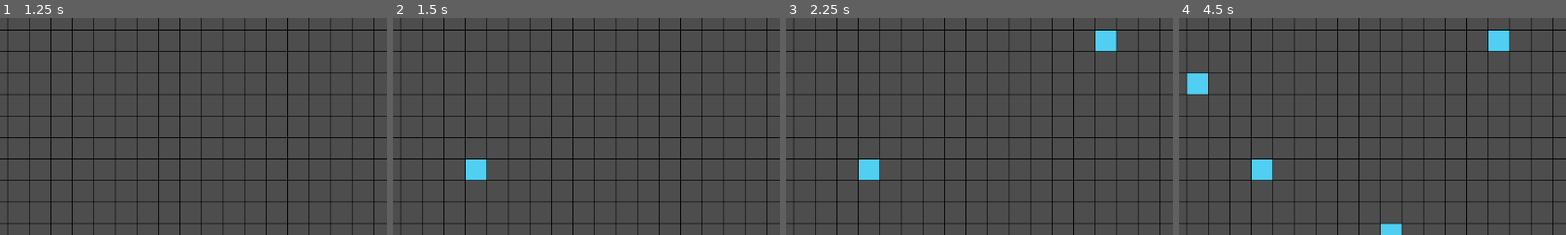
Above: before the commit, frames 1-4 (left to right).
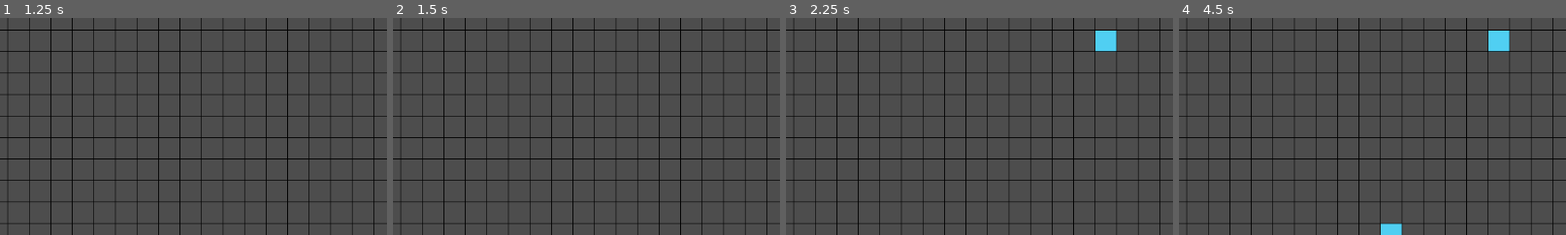
Above: after the commit, the same moments.

Repository: JeppeLindberg/Factory_tower_defence
Game: Godot game, scene res://scenes/main_scene.tscn
Two runs of this game, one before a commit and one after it. Both use one fixed random seed, a clock stepped at 60 frames per second and the inputs below.
Inputs (mouse positions are % of the whole screen's width and height, from its top left):
- Up to frame 1 (1.25 s): tap Enter at 0.5 s; move the mouse to (72, 45) at 0.52 s; click (72, 45) at 0.67 s
- Up to frame 2 (1.5 s): tap Space at 1.25 s; move the mouse to (30, 55) at 1.27 s; click (30, 55) at 1.42 s
- Up to frame 3 (2.25 s): tap Enter at 2 s; move the mouse to (60, 28) at 2.02 s; click (60, 28) at 2.17 s
- Up to frame 4 (4.5 s): tap Space at 2.75, 4.25 s; move the mouse to (45, 70) at 2.77 s; click (45, 70) at 2.92 s; tap Enter at 3.5 s; move the mouse to (80, 65) at 3.52 s; click (80, 65) at 3.67 s; move the mouse to (20, 35) at 4.27 s; click (20, 35) at 4.42 s
The pictures show only the part of the screen within x 18-68%, y 22-72%; the shares and areas given below are measured in that part.

Frame 1 is identical in both runs. In frame 2, 0.5% of the frame differs, in the area x 18-25%, y 65-75%; in frame 3, 0.5%; in frame 4, 1.1%, in the area x 2-25%, y 25-75%.
Error after the commit: Invalid operands 'Object' and 'String' in operator '+'. (res://scripts/debug.gd:18)

Commit message:
Progress

Diff:
--- a/scenes/main_scene.tscn
+++ b/scenes/main_scene.tscn
@@ -24,5 +24,16 @@
 [node name="debug" type="Node2D" parent="."]
 script = ExtResource("3_txkdr")
 
+[node name="debug_ui_control" type="Control" parent="debug"]
+layout_mode = 3
+anchors_preset = 0
+offset_right = 40.0
+offset_bottom = 40.0
+
+[node name="debug_text" type="RichTextLabel" parent="debug/debug_ui_control"]
+layout_mode = 0
+offset_right = 453.0
+offset_bottom = 494.0
+
 [node name="building_placement" type="Node2D" parent="."]
 script = ExtResource("5_vuthm")
--- a/scripts/building_placement.gd
+++ b/scripts/building_placement.gd
@@ -6,31 +6,29 @@
 
 var _main_scene
 var _terrain
+var _debug
 
-# Tower types and their costs
-const TOWER_COSTS = {
-    "BasicTower": 50,
-    "AdvancedTower": 100,
-    # Add more tower types and costs here
-}
-
-# The current selected tower type (change this via UI buttons)
-var currentTowerType = "BasicTower"
-
-# The player's resources (money)
 var resources = 200
 
 
 func _ready():
 	_main_scene = get_node(_scene_paths.MAIN_SCENE)
 	_terrain = get_node(_scene_paths.TERRAIN)
+	_debug = get_node(_scene_paths.DEBUG)
 
+func _process(_delta):
+	_debug.add_debug_text("resources", resources)
+
+# Place the current building at this coordinate
 func place_current_building_at_coord(coord):
 	var cell_info = _terrain.get_cell(coord)
-	if _cell_states.BUILDABLE in cell_info:
-		var building_dict = _buildings.get_building_by_name("javelin_shooter")
+	var building_dict = _buildings.get_building_by_name("javelin_shooter")
+
+	if _cell_states.BUILDABLE in cell_info and \
+		resources >= building_dict["cost"]:
 
 		_terrain.spawn_building(building_dict["prefab_path"], coord)
+		resources -= building_dict["cost"]
 
 
 # Called when the mouse button is pressed on the TileMap.
--- a/scripts/controller.gd
+++ b/scripts/controller.gd
@@ -16,14 +16,3 @@
 		var tile_pos = _main_scene.pos_to_cell_coord(event.position)
 
 		_building_placement.place_current_building_at_coord(tile_pos)
-
-
-# Called when a tower is clicked.
-# func _on_TowerBase_gui_input(event):
-# 	if event is InputEventMouseButton and event.pressed:
-# 		# Get the clicked tower instance and upgrade it if possible (you need to implement upgrade logic in the tower script)
-# 		var tower = event.get_node(".")
-
-# 		if tower and tower.can_upgrade() and resources >= tower.upgrade_cost:
-# 			tower.upgrade()
-# 			resources -= tower.upgrade_cost
--- a/scripts/debug.gd
+++ b/scripts/debug.gd
@@ -1,12 +1,24 @@
 extends Node2D
 
 var show_grid = false
+var _debug_text_dict = {}
 
 var _map
+var _debug_text
 
 
 func _ready():
 	_map = get_node("/root/main_scene/terrain/map")
+	_debug_text = get_node("debug_ui_control/debug_text")
+
+func _process(_delta):
+	_debug_text.text = ""
+	for key in _debug_text_dict:
+		var bla = str(_debug_text_dict[key])
+		_debug_text += str(_debug_text_dict[key]) + "\n"
+
+func add_debug_text(indentifier, text):
+	_debug_text_dict[indentifier] = text
 
 func _draw():
 	if show_grid == true:
--- a/scripts/library/buildings.gd
+++ b/scripts/library/buildings.gd
@@ -1,12 +1,15 @@
 
 const _json_path = "res://scripts/library/buildings.json"
 
+
+# Read all information about buildable objects, and return them as a dict
 func get_all_buildings():
 	var buildings_file = FileAccess.open(_json_path, FileAccess.READ)
 	var buildings_data = buildings_file.get_as_text()
 	var buildings_dict = JSON.parse_string(buildings_data)
 	return buildings_dict
 
+# Return the information of a certain building
 func get_building_by_name(name):
 	var buildings_dict = get_all_buildings()
 	return buildings_dict[name]
--- a/scripts/library/buildings.json
+++ b/scripts/library/buildings.json
@@ -1,6 +1,6 @@
 {
     "javelin_shooter": {
         "prefab_path": "res://buildings/javelin_shooter.tscn",
-        "cost": 200
+        "cost": 20
     }
 }
--- a/scripts/main_scene.gd
+++ b/scripts/main_scene.gd
@@ -14,19 +14,23 @@
 
 	_debug.show_grid = true
 
+# Return the size of each cell in relation to the in-engine coordinates
 func quadrant_size():
 	return Vector2(_map.cell_quadrant_size, _map.cell_quadrant_size)
 
+# Transform an in-engine position to a location on the cell coordinates
 func pos_to_cell_coord(pos):
 	var quad_size = quadrant_size()
 
 	return Vector2i(pos.x / quad_size.x, pos.y / quad_size.y)
 
+# Transform a location on the cell coordinates to an in-engine position
 func cell_coord_to_pos(coord):
 	var quad_size = quadrant_size()
 
 	return Vector2(coord.x * quad_size.x, coord.y * quad_size.y)
 
+# Create an object in the world.
 func create_node(prefab_path, parent):
 	var scene = load(prefab_path)
 	var new_node = scene.instantiate()
